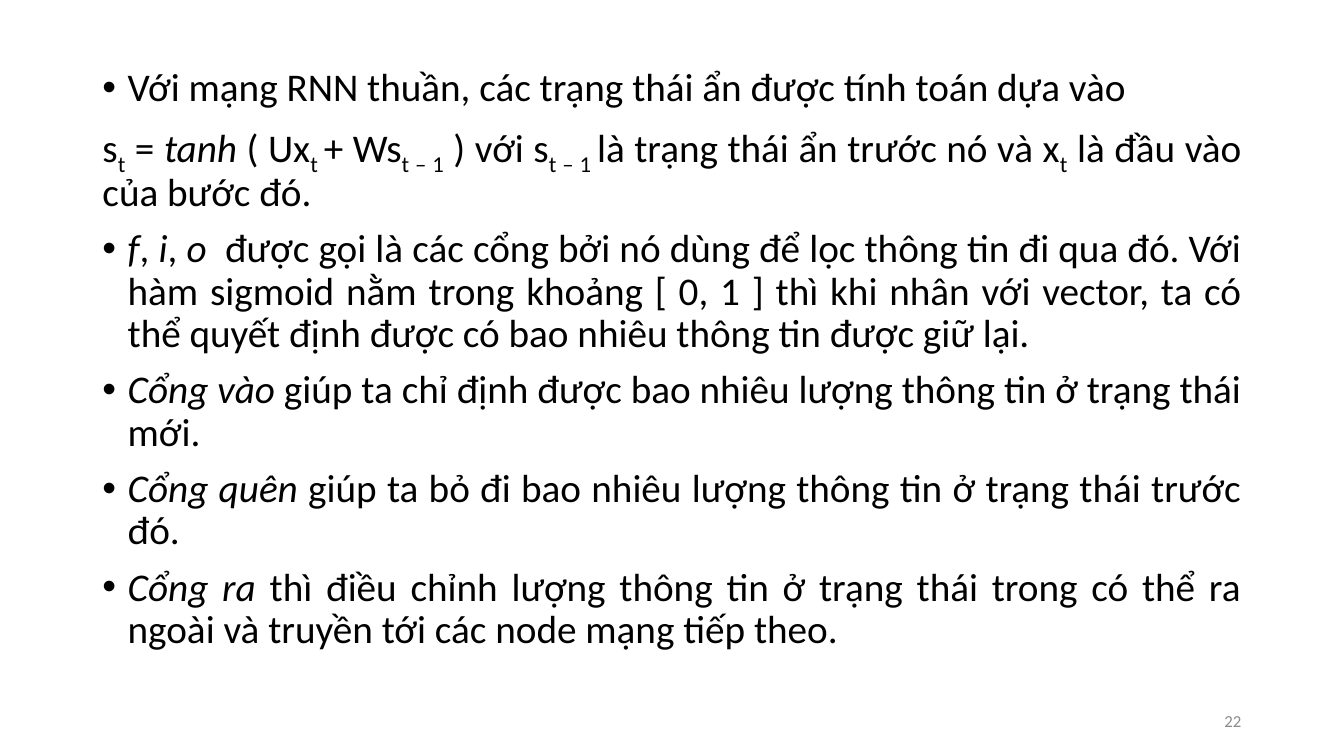
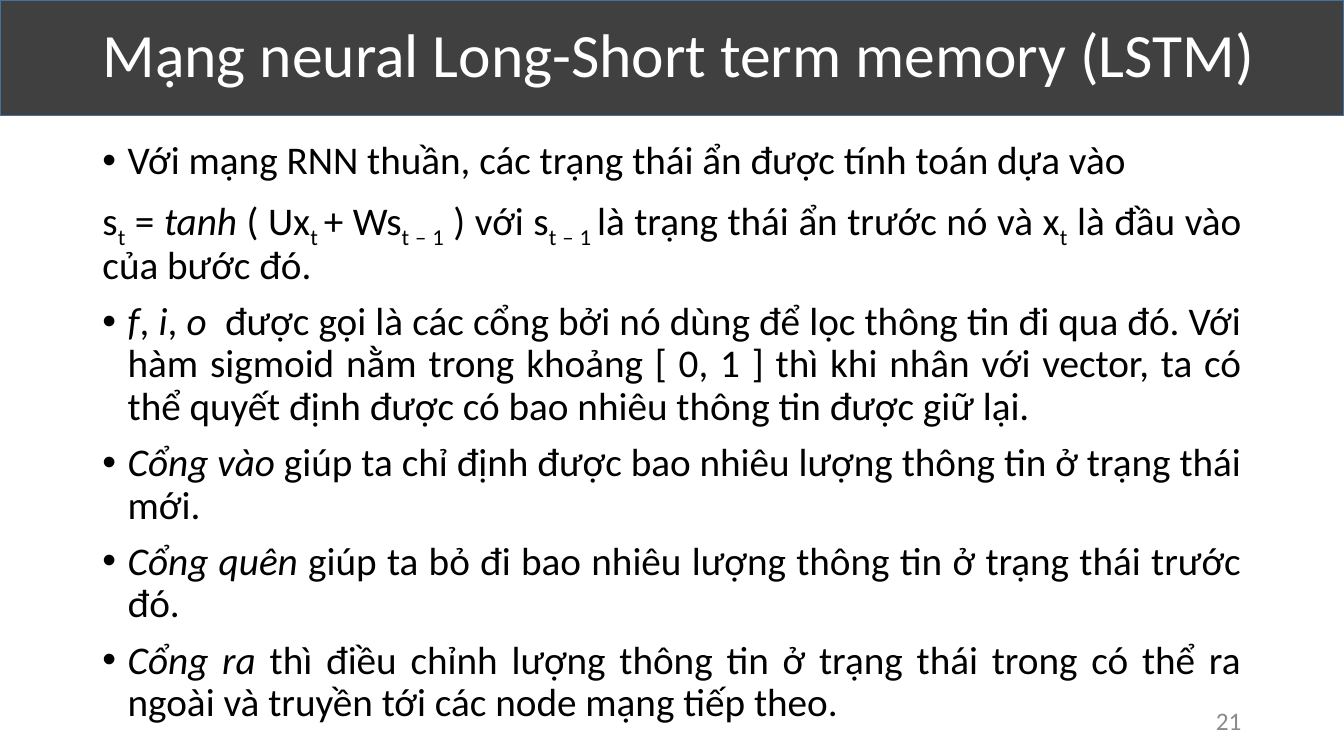
Before and after one commit to VolknerThanh/kltn_SentimentAnalysis, a slide deck: slide 21 of kltn-thuyết-trình.pptx (slide 22 before the commit). Drawn at 1344x756 pixels with LibreOffice and Linux fonts; fonts in the diff are those of the drawing. Boxes give left, top, right and bottom in pixels: in the first picture for what was removed or moved away, otherwise in the second. Text is boxed around its words. In the diff, an @@ line names an element or a change of style, - is before the commit and + after.

```diff
--- a/kltn-thuyết-trình.pptx
+++ b/kltn-thuyết-trình.pptx
@@ rectangle added at <box>0,0,1344,116</box>, fill #404040, outline #43739E 1 pt @@
@@ text added at <box>102,32,1254,88</box>, 44 pt, text #FFFFFF @@
+Mạng neural Long-Short term memory (LSTM)
@@ text "Với mạng RNN thuần, các ...": place and size @@
-text "Với mạng RNN thuần, các ..." at <box>102,70,1242,650</box>
+text "Với mạng RNN thuần, các ..." at <box>102,143,1242,723</box>
@@ page number at <box>1216,714,1242,730</box>: text changed; size 12 to 18 pt @@
-22
+21
```
Also in this commit, not shown: 20 other slides changed, 10 slides added, 11 slides removed.
